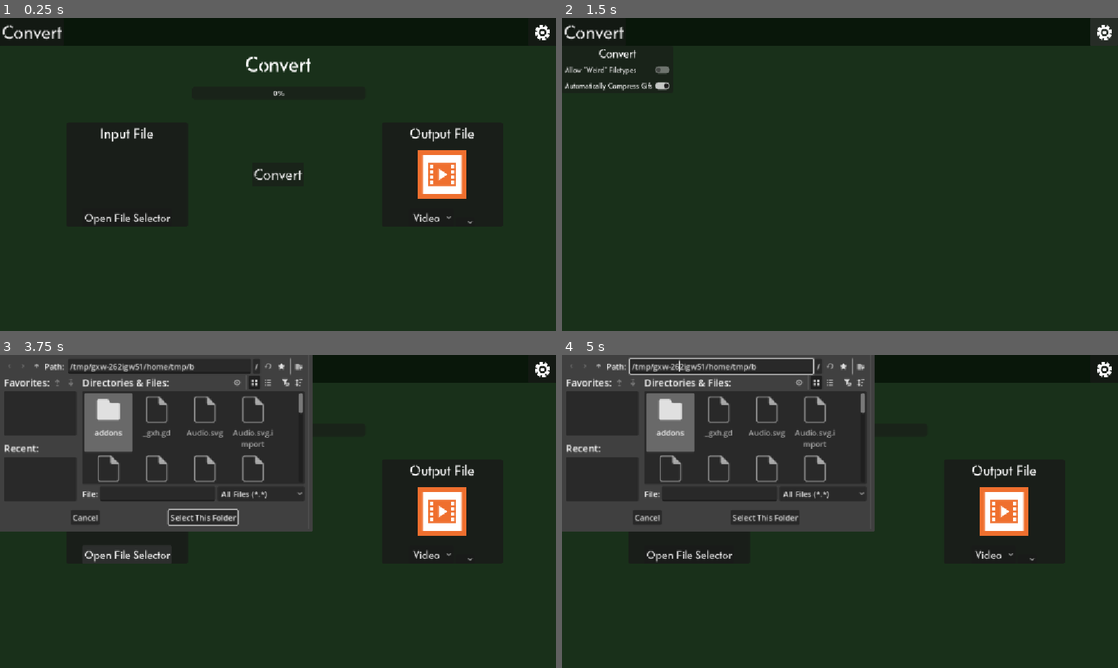
Above: before the commit, frames 1-4 (two rows, left to right).
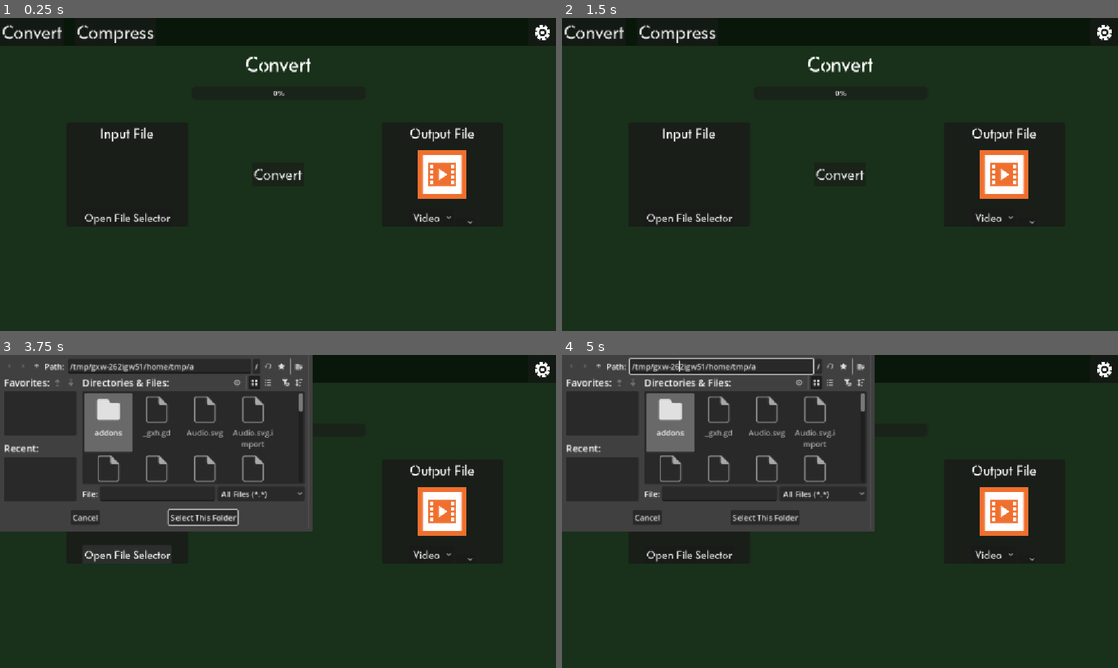
Above: after the commit, the same moments.

Repository: Typ0Codes/ff-mpeg-frontend
Game: Godot game, scene res://Convert.tscn
Two runs of this game, one before a commit and one after it. Both use one fixed random seed, a clock stepped at 60 frames per second and the inputs below.
Inputs (mouse positions are in pixels of both pictures, inside the frame that each line leads up to):
- Up to frame 1 (0.25 s): no input
- Up to frame 2 (1.5 s): click (1101, 30) at 0.5 s; click (1101, 30) at 1.25 s
- Up to frame 3 (3.75 s): click "Convert" at 2 s; click "Convert" at 2.75 s; click "Open File Selector" at 3.5 s
- Up to frame 4 (5 s): click (678, 367) at 4.25 s, where only the run after the commit has a clickable "Compress"

The runs differ from the first frame. In frame 1, 0.3% of the frame differs, in the area x 13-28%, y 2-8%; in frame 2, 3.2%, in the area x 0-86%, y 2-67%; in frame 3, less than 0.1%; in frame 4, less than 0.1%.

Commit message:
bug fixing and start compression page

Diff:
--- /dev/null
+++ b/Compress.tscn
@@ -0,0 +1,148 @@
+[gd_scene format=3 uid="uid://b2iskgb3au8va"]
+
+[ext_resource type="Script" uid="uid://cv6t2pwgsxkha" path="res://compress.gd" id="1_51sni"]
+[ext_resource type="Texture2D" uid="uid://cy5mpnlxfljb0" path="res://gear.png" id="1_r5lo5"]
+[ext_resource type="Theme" uid="uid://dk5gur85t661f" path="res://Defaults.tres" id="2_51sni"]
+[ext_resource type="Texture2D" uid="uid://cxvqvqsp3aqbm" path="res://blank.svg" id="4_rdarn"]
+
+[sub_resource type="StyleBoxFlat" id="StyleBoxFlat_rdarn"]
+content_margin_left = 0.0
+content_margin_top = 0.0
+content_margin_right = 0.0
+content_margin_bottom = 0.0
+bg_color = Color(0.09689999, 0.19, 0.101555, 1)
+corner_detail = 5
+
+[sub_resource type="StyleBoxFlat" id="StyleBoxFlat_2o3ly"]
+content_margin_left = 0.0
+content_margin_top = 0.0
+content_margin_right = 0.0
+content_margin_bottom = 0.0
+bg_color = Color(0.03750939, 0.09221437, 0.039877687, 1)
+corner_detail = 5
+
+[sub_resource type="StyleBoxFlat" id="StyleBoxFlat_ocpuc"]
+content_margin_left = 0.0
+content_margin_top = 0.0
+content_margin_right = 0.0
+content_margin_bottom = 0.0
+bg_color = Color(0.1, 0.1, 0.1, 0.8039216)
+corner_radius_top_left = 5
+corner_radius_top_right = 5
+corner_radius_bottom_right = 5
+corner_radius_bottom_left = 5
+corner_detail = 5
+
+[node name="Control" type="Control" unique_id=1473025185]
+layout_mode = 3
+anchors_preset = 15
+anchor_right = 1.0
+anchor_bottom = 1.0
+grow_horizontal = 2
+grow_vertical = 2
+script = ExtResource("1_51sni")
+
+[node name="BG Color" type="Panel" parent="." unique_id=1108976611]
+layout_mode = 1
+anchors_preset = 15
+anchor_right = 1.0
+anchor_bottom = 1.0
+grow_horizontal = 2
+grow_vertical = 2
+theme_override_styles/panel = SubResource("StyleBoxFlat_rdarn")
+
+[node name="ControlBar" type="PanelContainer" parent="." unique_id=248007803]
+layout_mode = 1
+anchors_preset = 10
+anchor_right = 1.0
+offset_bottom = 33.725
+grow_horizontal = 2
+theme_override_styles/panel = SubResource("StyleBoxFlat_2o3ly")
+
+[node name="Settings" type="Button" parent="ControlBar" unique_id=118388996]
+layout_mode = 2
+size_flags_horizontal = 8
+offset_transform_scale = Vector2(0.475, 0.475)
+icon = ExtResource("1_r5lo5")
+alignment = 2
+
+[node name="HBoxContainer" type="HBoxContainer" parent="ControlBar" unique_id=2058535225]
+layout_mode = 2
+theme_override_constants/separation = 23
+
+[node name="Convert" type="Button" parent="ControlBar/HBoxContainer" unique_id=1225518417]
+layout_mode = 2
+size_flags_horizontal = 0
+theme = ExtResource("2_51sni")
+theme_override_font_sizes/font_size = 40
+text = "Convert"
+
+[node name="Compress" type="Button" parent="ControlBar/HBoxContainer" unique_id=1053785678]
+layout_mode = 2
+size_flags_horizontal = 0
+theme = ExtResource("2_51sni")
+theme_override_font_sizes/font_size = 40
+text = "Compress"
+
+[node name="InputFile" type="PanelContainer" parent="." unique_id=1240003551]
+layout_mode = 1
+anchors_preset = 8
+anchor_left = 0.5
+anchor_top = 0.5
+anchor_right = 0.5
+anchor_bottom = 0.5
+offset_left = -279.5
+offset_top = -169.0
+offset_right = 279.5
+offset_bottom = 216.0
+grow_horizontal = 2
+grow_vertical = 2
+theme_override_styles/panel = SubResource("StyleBoxFlat_ocpuc")
+
+[node name="Button" type="Button" parent="InputFile" unique_id=1772323296]
+layout_mode = 2
+size_flags_horizontal = 4
+size_flags_vertical = 0
+theme = ExtResource("2_51sni")
+theme_override_font_sizes/font_size = 24
+text = "Open File Selector"
+
+[node name="compress" type="Button" parent="InputFile" unique_id=1058998333]
+layout_mode = 2
+size_flags_horizontal = 4
+size_flags_vertical = 8
+theme = ExtResource("2_51sni")
+theme_override_font_sizes/font_size = 24
+text = "Compress"
+
+[node name="InputFileDialog" type="FileDialog" parent="InputFile" unique_id=1209807766]
+oversampling_override = 1.0
+title = "Open a File"
+file_mode = 0
+access = 2
+use_native_dialog = true
+
+[node name="TextureRect" type="TextureRect" parent="InputFile" unique_id=97687048]
+layout_mode = 2
+size_flags_horizontal = 4
+size_flags_vertical = 4
+offset_transform_enabled = true
+offset_transform_scale = Vector2(2.065, 2.065)
+offset_transform_visual_only = false
+texture = ExtResource("4_rdarn")
+
+[node name="Label" type="Label" parent="InputFile" unique_id=727906964]
+layout_mode = 2
+size_flags_vertical = 0
+offset_transform_enabled = true
+offset_transform_position = Vector2(0, 5.995)
+offset_transform_position_ratio = Vector2(0, 2.235)
+offset_transform_visual_only = false
+theme = ExtResource("2_51sni")
+horizontal_alignment = 1
+clip_text = true
+text_overrun_behavior = 5
+
+[connection signal="pressed" from="ControlBar/Settings" to="." method="_on_settings_pressed"]
+[connection signal="pressed" from="ControlBar/HBoxContainer/Convert" to="." method="_on_convert_pressed"]
+[connection signal="pressed" from="InputFile/Button" to="." method="_on_file_selector_pressed"]
--- a/Convert.tscn
+++ b/Convert.tscn
@@ -103,12 +103,23 @@
 icon = ExtResource("2_dae5x")
 alignment = 2
 
-[node name="Convert" type="Button" parent="ControlBar" unique_id=1998545923]
+[node name="HBoxContainer" type="HBoxContainer" parent="ControlBar" unique_id=1773593356]
+layout_mode = 2
+theme_override_constants/separation = 23
+
+[node name="Convert" type="Button" parent="ControlBar/HBoxContainer" unique_id=1998545923]
 layout_mode = 2
 size_flags_horizontal = 0
 theme = ExtResource("2_bypvw")
 theme_override_font_sizes/font_size = 40
 text = "Convert"
+
+[node name="Compress" type="Button" parent="ControlBar/HBoxContainer" unique_id=1388237476]
+layout_mode = 2
+size_flags_horizontal = 0
+theme = ExtResource("2_bypvw")
+theme_override_font_sizes/font_size = 40
+text = "Compress"
 
 [node name="Label" type="Label" parent="." unique_id=78067633]
 layout_mode = 1
@@ -160,6 +171,7 @@
 title = "Open a File or Directory"
 file_mode = 3
 access = 2
+use_native_dialog = true
 
 [node name="TextureRect" type="TextureRect" parent="InputFile" unique_id=182439370]
 visible = false
@@ -309,6 +321,7 @@
 wait_time = 0.2
 
 [connection signal="pressed" from="ControlBar/Settings" to="." method="_on_settings_pressed"]
+[connection signal="pressed" from="ControlBar/HBoxContainer/Compress" to="." method="_on_compress_pressed"]
 [connection signal="pressed" from="InputFile/Button" to="." method="_on_input_file_selector_button_pressed"]
 [connection signal="dir_selected" from="InputFile/InputFileDialog" to="." method="_on_input_file_dialog_dir_selected"]
 [connection signal="file_selected" from="InputFile/InputFileDialog" to="." method="_on_input_file_dialog_file_selected"]
--- a/Settings.tscn
+++ b/Settings.tscn
@@ -12,6 +12,22 @@
 bg_color = Color(0.09689999, 0.19, 0.101555, 1)
 corner_detail = 5
 
+[sub_resource type="StyleBoxFlat" id="StyleBoxFlat_mx4kw"]
+content_margin_left = 0.0
+content_margin_top = 0.0
+content_margin_right = 0.0
+content_margin_bottom = 0.0
+bg_color = Color(0.1, 0.1, 0.1, 0.6)
+corner_radius_top_left = 5
+corner_radius_top_right = 5
+corner_radius_bottom_right = 5
+corner_radius_bottom_left = 5
+corner_detail = 5
+
+[sub_resource type="DPITexture" id="DPITexture_mx4kw"]
+_source = "<svg xmlns=\"http://www.w3.org/2000/svg\" width=\"32\" height=\"16\"><rect width=\"30\" height=\"14\" x=\"1\" y=\"1\" fill=\"#fff\" fill-opacity=\".37\" rx=\"7\"/><circle cx=\"8\" cy=\"8\" r=\"5\" fill=\"#1a1a1a\" fill-opacity=\".5\"/></svg>
+"
+
 [sub_resource type="StyleBoxFlat" id="StyleBoxFlat_sfvul"]
 content_margin_left = 0.0
 content_margin_top = 0.0
@@ -19,10 +35,6 @@
 content_margin_bottom = 0.0
 bg_color = Color(0.03750939, 0.09221437, 0.039877687, 1)
 corner_detail = 5
-
-[sub_resource type="DPITexture" id="DPITexture_mx4kw"]
-_source = "<svg xmlns=\"http://www.w3.org/2000/svg\" width=\"32\" height=\"16\"><rect width=\"30\" height=\"14\" x=\"1\" y=\"1\" fill=\"#fff\" fill-opacity=\".37\" rx=\"7\"/><circle cx=\"8\" cy=\"8\" r=\"5\" fill=\"#1a1a1a\" fill-opacity=\".5\"/></svg>
-"
 
 [node name="Control" type="Control" unique_id=1581714445]
 layout_mode = 3
@@ -42,7 +54,92 @@
 grow_vertical = 2
 theme_override_styles/panel = SubResource("StyleBoxFlat_37a8j")
 
-[node name="ControlBar" type="PanelContainer" parent="." unique_id=1879131683]
+[node name="ScrollContainer" type="ScrollContainer" parent="." unique_id=361766174]
+layout_mode = 0
+offset_top = 58.0
+offset_right = 1154.0
+offset_bottom = 646.0
+theme = ExtResource("2_mx4kw")
+
+[node name="HBoxContainer" type="HBoxContainer" parent="ScrollContainer" unique_id=1573967682]
+layout_mode = 2
+size_flags_horizontal = 3
+
+[node name="VBoxContainer" type="VBoxContainer" parent="ScrollContainer/HBoxContainer" unique_id=1153334547]
+layout_mode = 2
+
+[node name="PanelContainer2" type="PanelContainer" parent="ScrollContainer/HBoxContainer/VBoxContainer" unique_id=436404395]
+layout_mode = 2
+theme_override_styles/panel = SubResource("StyleBoxFlat_mx4kw")
+
+[node name="VBoxContainer" type="VBoxContainer" parent="ScrollContainer/HBoxContainer/VBoxContainer/PanelContainer2" unique_id=975298798]
+layout_mode = 2
+
+[node name="Label" type="Label" parent="ScrollContainer/HBoxContainer/VBoxContainer/PanelContainer2/VBoxContainer" unique_id=211813391]
+layout_mode = 2
+theme = ExtResource("2_mx4kw")
+theme_override_font_sizes/font_size = 25
+text = "Global"
+horizontal_alignment = 1
+
+[node name="Label2" type="Label" parent="ScrollContainer/HBoxContainer/VBoxContainer/PanelContainer2/VBoxContainer" unique_id=1694722750]
+layout_mode = 2
+theme = ExtResource("2_mx4kw")
+text = "Output Folder"
+horizontal_alignment = 1
+
+[node name="LineEdit" type="LineEdit" parent="ScrollContainer/HBoxContainer/VBoxContainer/PanelContainer2/VBoxContainer" unique_id=160491053]
+layout_mode = 2
+placeholder_text = "~/Documents/GDConvert"
+
+[node name="PanelContainer" type="PanelContainer" parent="ScrollContainer/HBoxContainer/VBoxContainer" unique_id=184977591]
+layout_mode = 2
+theme_override_styles/panel = SubResource("StyleBoxFlat_mx4kw")
+
+[node name="VBoxContainer" type="VBoxContainer" parent="ScrollContainer/HBoxContainer/VBoxContainer/PanelContainer" unique_id=1357247930]
+layout_mode = 2
+
+[node name="Label" type="Label" parent="ScrollContainer/HBoxContainer/VBoxContainer/PanelContainer/VBoxContainer" unique_id=422134592]
+layout_mode = 2
+theme = ExtResource("2_mx4kw")
+theme_override_font_sizes/font_size = 25
+text = "Convert"
+horizontal_alignment = 1
+
+[node name="WeirdFiles" type="CheckButton" parent="ScrollContainer/HBoxContainer/VBoxContainer/PanelContainer/VBoxContainer" unique_id=1031398980]
+layout_mode = 2
+tooltip_text = "Allow for uncommenly used filetypes such as .3ga or .psp. These may be untested and thus might cause issues"
+theme = ExtResource("2_mx4kw")
+theme_override_icons/unchecked = SubResource("DPITexture_mx4kw")
+text = "Allow \"Weird\" Filetypes"
+
+[node name="AutoCompressGifs" type="CheckButton" parent="ScrollContainer/HBoxContainer/VBoxContainer/PanelContainer/VBoxContainer" unique_id=1371579601]
+layout_mode = 2
+tooltip_text = "Automatically Compress Gifs Unless otherwise specified s"
+theme = ExtResource("2_mx4kw")
+theme_override_icons/unchecked = SubResource("DPITexture_mx4kw")
+text = "Automatically Compress Gifs"
+
+[node name="VBoxContainer2" type="VBoxContainer" parent="ScrollContainer/HBoxContainer" unique_id=791568030]
+layout_mode = 2
+size_flags_horizontal = 3
+
+[node name="Label" type="Label" parent="ScrollContainer/HBoxContainer/VBoxContainer2" unique_id=1536974976]
+layout_mode = 2
+theme_override_font_sizes/font_size = 37
+text = "Credits"
+horizontal_alignment = 1
+
+[node name="Label2" type="RichTextLabel" parent="ScrollContainer/HBoxContainer/VBoxContainer2" unique_id=813503787]
+layout_mode = 2
+bbcode_enabled = true
+text = "Filetype Icons: [url=https://github.com/dmhendricks/file-icon-vectors]dmhendricks file icon vectors[/url]
+Kenney for Icons
+Monokrom For the Riks Font"
+fit_content = true
+horizontal_alignment = 1
+
+[node name="ControlBar" type="PanelContainer" parent="." unique_id=1340593884]
 layout_mode = 1
 anchors_preset = 10
 anchor_right = 1.0
@@ -50,56 +147,32 @@
 grow_horizontal = 2
 theme_override_styles/panel = SubResource("StyleBoxFlat_sfvul")
 
-[node name="Settings" type="Button" parent="ControlBar" unique_id=140864493]
+[node name="Settings" type="Button" parent="ControlBar" unique_id=1939836547]
 layout_mode = 2
 size_flags_horizontal = 8
 offset_transform_scale = Vector2(0.475, 0.475)
 icon = ExtResource("1_2fv1l")
 alignment = 2
 
-[node name="Convert" type="Button" parent="ControlBar" unique_id=134280975]
+[node name="HBoxContainer" type="HBoxContainer" parent="ControlBar" unique_id=1505408381]
+layout_mode = 2
+theme_override_constants/separation = 23
+
+[node name="Convert" type="Button" parent="ControlBar/HBoxContainer" unique_id=2090326558]
 layout_mode = 2
 size_flags_horizontal = 0
 theme = ExtResource("2_mx4kw")
 theme_override_font_sizes/font_size = 40
 text = "Convert"
 
-[node name="ScrollContainer" type="ScrollContainer" parent="." unique_id=361766174]
-layout_mode = 0
-offset_top = 58.0
-offset_right = 1154.0
-offset_bottom = 646.0
+[node name="Compress" type="Button" parent="ControlBar/HBoxContainer" unique_id=1489204265]
+layout_mode = 2
+size_flags_horizontal = 0
+theme = ExtResource("2_mx4kw")
+theme_override_font_sizes/font_size = 40
+text = "Compress"
 
-[node name="VBoxContainer" type="VBoxContainer" parent="ScrollContainer" unique_id=1153334547]
-layout_mode = 2
-
-[node name="PanelContainer" type="PanelContainer" parent="ScrollContainer/VBoxContainer" unique_id=184977591]
-layout_mode = 2
-
-[node name="VBoxContainer" type="VBoxContainer" parent="ScrollContainer/VBoxContainer/PanelContainer" unique_id=1357247930]
-layout_mode = 2
-
-[node name="Label" type="Label" parent="ScrollContainer/VBoxContainer/PanelContainer/VBoxContainer" unique_id=422134592]
-layout_mode = 2
-theme = ExtResource("2_mx4kw")
-theme_override_font_sizes/font_size = 25
-text = "Convert"
-horizontal_alignment = 1
-
-[node name="WeirdFiles" type="CheckButton" parent="ScrollContainer/VBoxContainer/PanelContainer/VBoxContainer" unique_id=1031398980]
-layout_mode = 2
-tooltip_text = "Allow for uncommenly used filetypes such as .3ga or .psp. These may be untested and thus might cause issues"
-theme = ExtResource("2_mx4kw")
-theme_override_icons/unchecked = SubResource("DPITexture_mx4kw")
-text = "Allow \"Weird\" Filetypes"
-
-[node name="AutoCompressGifs" type="CheckButton" parent="ScrollContainer/VBoxContainer/PanelContainer/VBoxContainer" unique_id=1371579601]
-layout_mode = 2
-tooltip_text = "Automatically Compress Gifs Unless otherwise specified s"
-theme = ExtResource("2_mx4kw")
-theme_override_icons/unchecked = SubResource("DPITexture_mx4kw")
-text = "Automatically Compress Gifs"
-
-[connection signal="pressed" from="ControlBar/Convert" to="." method="_on_convert_pressed"]
-[connection signal="toggled" from="ScrollContainer/VBoxContainer/PanelContainer/VBoxContainer/WeirdFiles" to="." method="_on_weird_files_toggled"]
-[connection signal="toggled" from="ScrollContainer/VBoxContainer/PanelContainer/VBoxContainer/AutoCompressGifs" to="." method="_on_auto_compress_gifs_toggled"]
+[connection signal="toggled" from="ScrollContainer/HBoxContainer/VBoxContainer/PanelContainer/VBoxContainer/WeirdFiles" to="." method="_on_weird_files_toggled"]
+[connection signal="toggled" from="ScrollContainer/HBoxContainer/VBoxContainer/PanelContainer/VBoxContainer/AutoCompressGifs" to="." method="_on_auto_compress_gifs_toggled"]
+[connection signal="pressed" from="ControlBar/HBoxContainer/Convert" to="." method="_on_convert_pressed"]
+[connection signal="pressed" from="ControlBar/HBoxContainer/Compress" to="." method="_on_compress_pressed"]
--- /dev/null
+++ b/blank.svg
@@ -0,0 +1 @@
+<svg xmlns="http://www.w3.org/2000/svg" viewBox="0 0 100 100"><path fill="#fff" d="M0 0h100v100H0z"/><path d="M100 100H0V0h100v100zM9.7 90h80.7V10H9.7" fill="#bababa"/><path d="M71 36.3L57.8 23.1c-.4-.4-.9-.6-1.4-.6h-26c-1.1 0-2 .9-2 2v51.1c0 1.1.9 2 2 2h39.3c1.1 0 2-.9 2-2V37.7c-.1-.5-.3-1-.7-1.4zm-3.9 2.3H55.5V27l11.6 11.6zm.1 34.5H32.8V26.9h18.5v13.3c0 1.4 1.2 2.6 2.6 2.6h13.3v30.3z" fill="#bababa" stroke="#bababa" stroke-miterlimit="10"/></svg>
--- /dev/null
+++ b/compress.gd
@@ -0,0 +1,38 @@
+extends Control
+
+var documents_path = OS.get_system_dir(OS.SYSTEM_DIR_DOCUMENTS)
+var progress_path = OS.get_user_data_dir() + "/Progress/"
+@onready var outputpath = documents_path + "/GDConvert/"
+
+# Called when the node enters the scene tree for the first time.
+func _ready() -> void:
+	pass # Replace with function body.
+
+
+# Called every frame. 'delta' is the elapsed time since the previous frame.
+func _process(delta: float) -> void:
+	pass
+
+
+#base command: ffmpeg -i input.mp4 -c:v libx264 -crf 23 -preset medium -c:a aac -b:a 128k -movflags +faststart output.mp4
+func compressvideo():
+	pass
+
+#base command: ffmpeg -i input.png -q:v 3 output.png
+func compressaudio():
+	pass
+
+#base command: ffmpeg -i input.wav -c:a aac -b:a 128k output.m4a
+func compressimage():
+	pass
+
+func _on_settings_pressed() -> void:
+	get_tree().change_scene_to_file("res://Settings.tscn")
+
+
+func _on_convert_pressed() -> void:
+	get_tree().change_scene_to_file("res://Convert.tscn")
+
+
+func _on_file_selector_pressed() -> void:
+	$InputFile/InputFileDialog.visible = true
--- a/convert.gd
+++ b/convert.gd
@@ -138,14 +138,23 @@
 func _extensionselector_dynamic_options() -> void:
 
 	if (inputfile.get_extension() in audio_extensions) or (inputfile.get_extension() in audio_extensions_weird):
+		VideoOut = false
 		AudioOut = true
+		ImageOut = false
 		$InputFile/TextureRect.texture = Audio_Image
+		filetypeselector.select(1)
 	elif (inputfile.get_extension() in video_extensions) or (inputfile.get_extension() in video_extensions_weird):
 		VideoOut = true
+		AudioOut = false
+		ImageOut = false
 		$InputFile/TextureRect.texture = Video_Image
+		filetypeselector.select(0)
 	elif (inputfile.get_extension() in image_extensions) or (inputfile.get_extension() in image_extensions_weird):
+		VideoOut = false
+		AudioOut = false
 		ImageOut = true
 		$InputFile/TextureRect.texture = Image_Image
+		filetypeselector.select(2)
 	$InputFile/TextureRect.visible = true
 	$InputFile/Label.text = inputfile.get_file()
 
@@ -214,9 +223,15 @@
 func _on_filetypeselector_item_selected(index: int) -> void:
 	if index == 0:
 		VideoOut = true
+		AudioOut = false
+		ImageOut = false
 	if index == 1:
+		VideoOut = false
 		AudioOut = true
+		ImageOut = false
 	if index == 2:
+		VideoOut = false
+		AudioOut = false
 		ImageOut = true
 	dynadds()
 
@@ -301,3 +316,7 @@
 	batch_mode = false
 	$YouWin.text = "Batch finished: %d files processed" % files.size()
 	$YouWin.visible = true
+
+
+func _on_compress_pressed() -> void:
+	get_tree().change_scene_to_file("res://Compress.tscn")
--- a/settings.gd
+++ b/settings.gd
@@ -5,8 +5,8 @@
 
 # Called when the node enters the scene tree for the first time.
 func _ready() -> void:
-	$ScrollContainer/VBoxContainer/PanelContainer/VBoxContainer/WeirdFiles.set_pressed_no_signal(Globals.weirdassfiletypes)
-	$ScrollContainer/VBoxContainer/PanelContainer/VBoxContainer/AutoCompressGifs.set_pressed_no_signal(Globals.CompressGifs)
+	$ScrollContainer/HBoxContainer/VBoxContainer/PanelContainer/VBoxContainer/WeirdFiles.set_pressed_no_signal(Globals.weirdassfiletypes)
+	$ScrollContainer/HBoxContainer/VBoxContainer/PanelContainer/VBoxContainer/AutoCompressGifs.set_pressed_no_signal(Globals.CompressGifs)
 
 
 # Called every frame. 'delta' is the elapsed time since the previous frame.
@@ -27,3 +27,7 @@
 
 func _on_auto_compress_gifs_toggled(toggled_on: bool) -> void:
 	Globals.CompressGifs = toggled_on
+
+
+func _on_compress_pressed() -> void:
+	get_tree().change_scene_to_file("res://Compress.tscn")
Not shown, added: blank.svg.import
Not shown, added: compress.gd.uid
